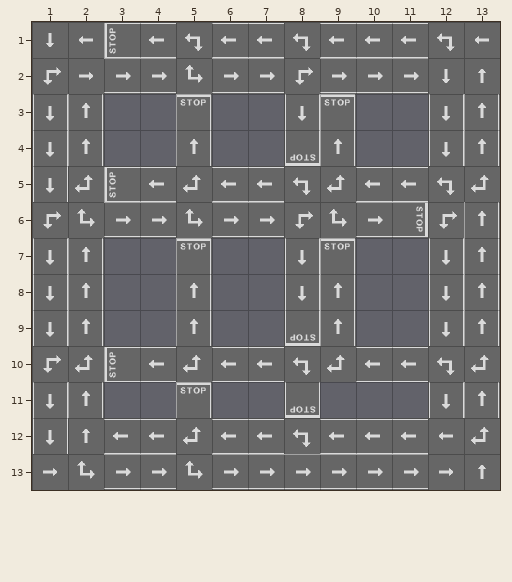
An edit to a level. Tiled map (JSON), Maps/USAcity.tmj. The first picture shows the starting point.
Cells are 50x50 px. Shown: x 1..13, y 1..13.
New version:
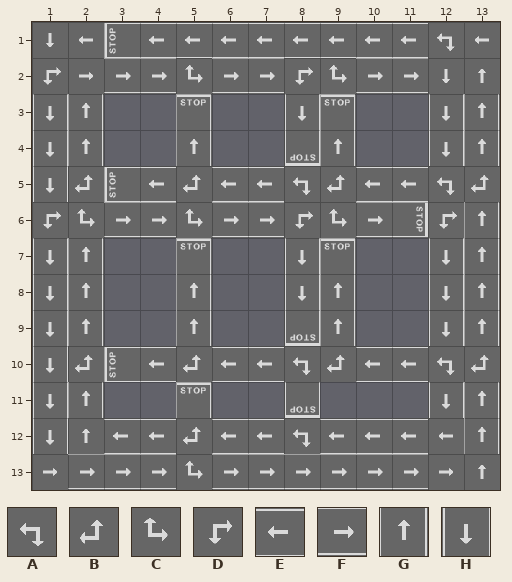
Key: from "USA_Roads": A 0, B 1, C 2, D 3, E 5, F 6, G 9, H 10.
_ is an empty cell.
The exact change:
Layer "Tile Layer 1":
The author changed tile F to tile C in row 2 at x 9.
The author changed tile A to tile E in row 1 at x 5 and 8.
The author changed tile C to tile F in row 13 at x 2.
The author changed tile B to tile G in row 12 at x 13.
The author changed tile D to tile H in row 10 at x 1.
Boxes around the changes in both pictures, in picture pixels (x1, y1, x2, y2):
changed: (176, 23, 212, 58)
changed: (284, 23, 356, 93)
changed: (33, 346, 68, 382)
changed: (464, 418, 499, 454)
changed: (68, 454, 104, 489)
